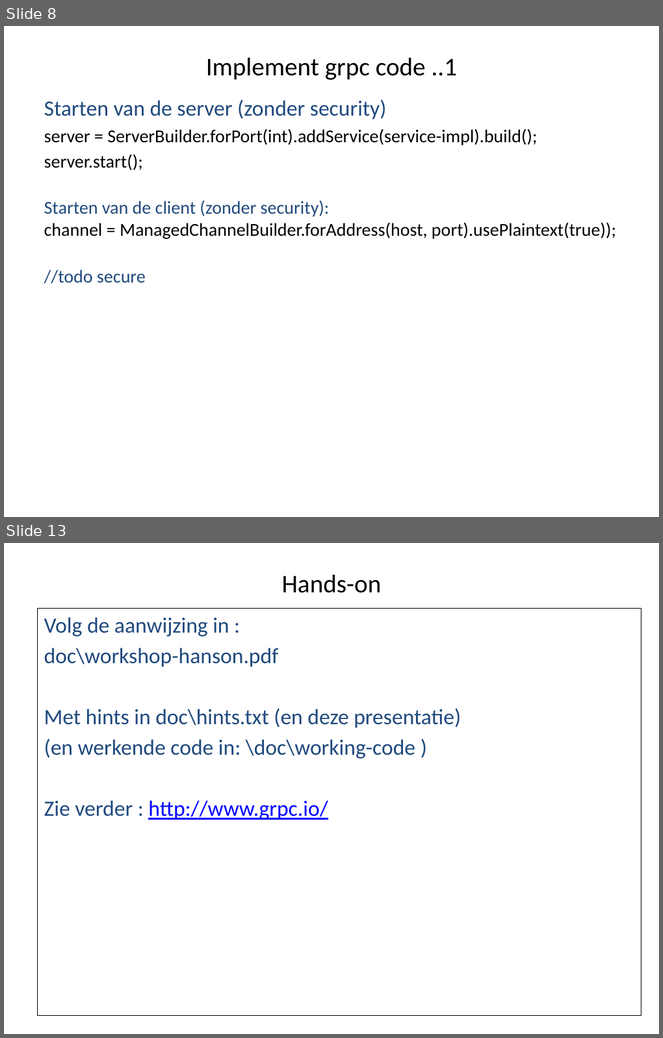
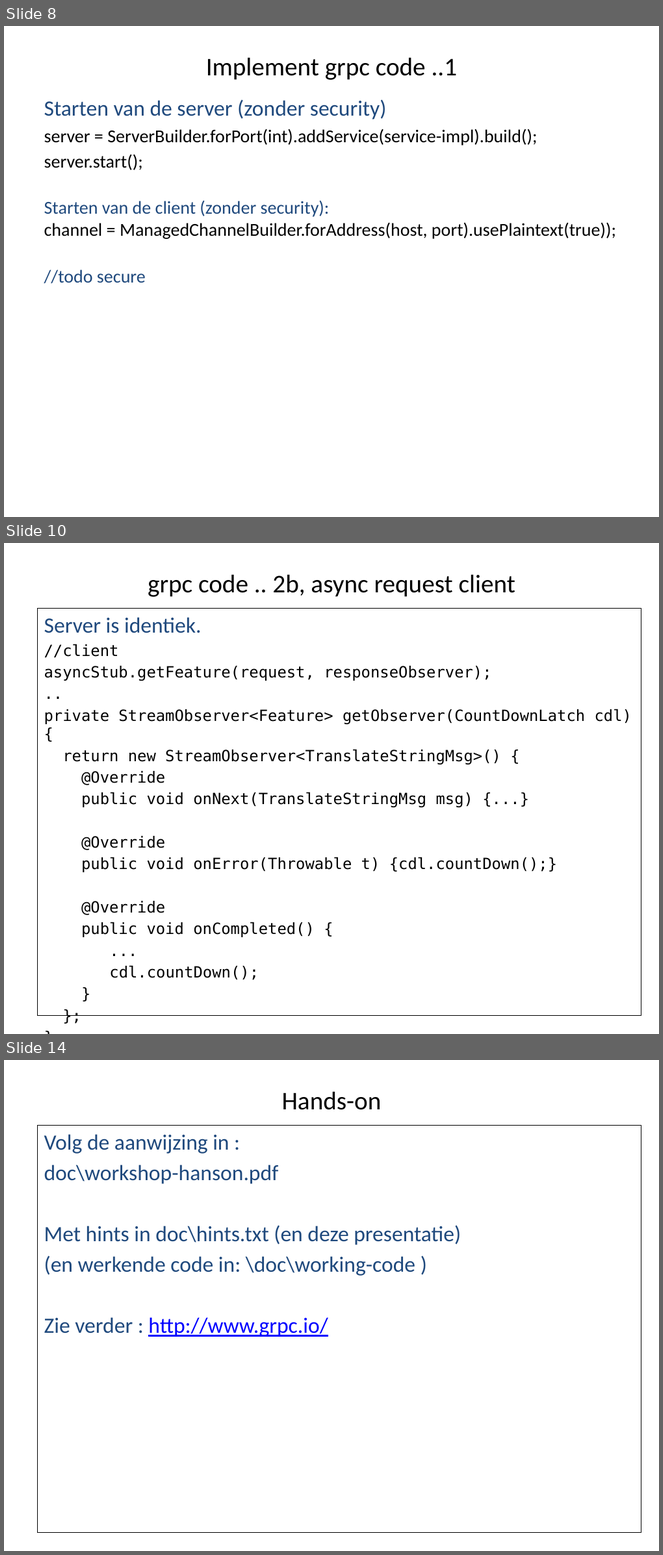
Before and after one commit to Michael-YuSha/workshop-grpc, a slide deck: doc/doc-source/Workshop-grpc.pptx. Shown one above the other, each under a label of ours: slides 8 and 13 before the commit, slides 8, 10 and 14 after it; the slides between them are not shown. The pictures are 663x1038 and 663x1555 pixels, drawn with LibreOffice and Linux fonts; fonts in the diff are those of the drawing. Boxes give left, top, right and bottom in pixels: in the first picture for what was removed or moved away, otherwise in the second. Text is boxed around its words. In the diff, an @@ line names an element or a change of style, - is before the commit and + after.

```diff
--- a/doc/doc-source/Workshop-grpc.pptx
+++ b/doc/doc-source/Workshop-grpc.pptx
@@ slide 10 added at [4,543,659,1034], background #FFFFFF @@
@@ title added at [148,574,516,597], 28 pt, text #000000 @@
+grpc code .. 2b, async request client
@@ text added at [37,608,641,1016], outline #000000 0.75 pt, 17 pt, text #000000 @@
+Server is identiek.
+//client
+asyncStub.getFeature(request, responseObserver);
+..
+private StreamObserver<Feature> getObserver(CountDownLatch cdl) {
+return new StreamObserver<TranslateStringMsg>() {
+@Override
+public void onNext(TranslateStringMsg msg) {...}
+@Override
+public void onError(Throwable t) {cdl.countDown();}
+@Override
+public void onCompleted() {
+...
+cdl.countDown();
+}
+};
+}
@@ what was slide 13 is now slide 14 @@
```
Also in this commit, not shown: 5 slides changed, 1 other file.
